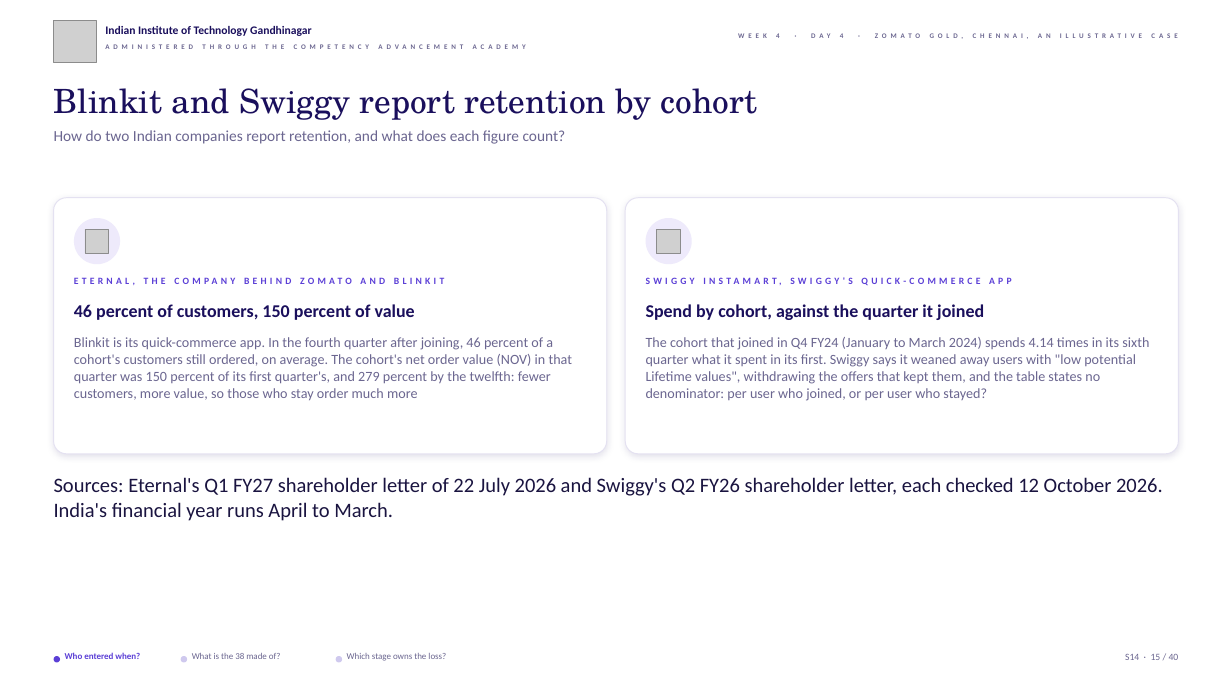
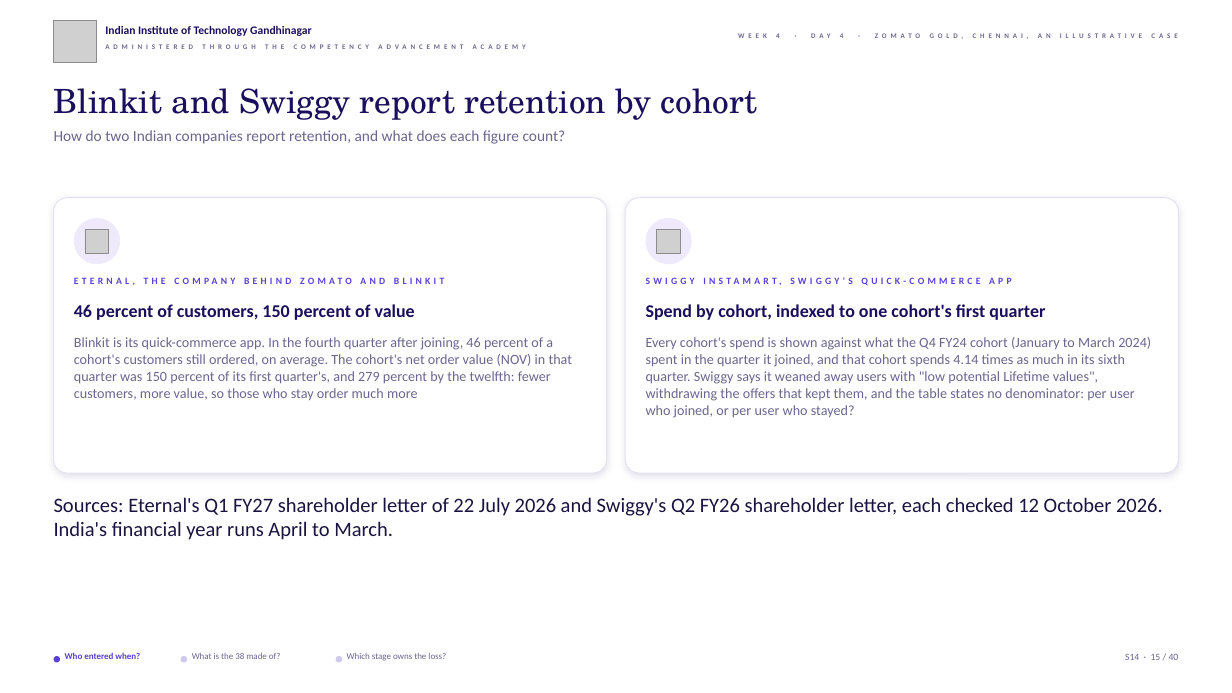
Before and after one commit to fde-academy-lab/c2-content-factory, a slide deck: slide 15 of content/W04/D4/slides/C2_W04_D04_half1_STUDENT.pptx. Drawn at 1232x693 pixels with LibreOffice and Linux fonts; fonts in the diff are those of the drawing; grey boxes stand for pictures; background and template pictures are left out. Boxes give left, top, right and bottom in pixels: in the first picture for what was removed or moved away, otherwise in the second. Text is boxed around its words. In the diff, an @@ line names an element or a change of style, - is before the commit and + after.

```diff
--- a/content/W04/D4/slides/C2_W04_D04_half1_STUDENT.pptx
+++ b/content/W04/D4/slides/C2_W04_D04_half1_STUDENT.pptx
@@ rounded rectangle: place and size @@
-rounded rectangle at (54, 198, 607, 454)
+rounded rectangle at (54, 198, 607, 473)
@@ rounded rectangle: place and size @@
-rounded rectangle at (626, 198, 1179, 454)
+rounded rectangle at (626, 198, 1179, 473)
@@ text at (646, 304, 1045, 320): text changed @@
-Spend by cohort, against the quarter it joined
+Spend by cohort, indexed to one cohort's first quarter
@@ text at (646, 337, 1151, 418): text changed @@
-The cohort that joined in Q4 FY24 (January to March 2024) spends 4.14 times in its sixth quarter what it spent in its first. Swiggy says it weaned away users with "low potential Lifetime values", withdrawing the offers that kept them, and the table states no denominator: per user who joined, or per user who stayed?
+Every cohort's spend is shown against what the Q4 FY24 cohort (January to March 2024) spent in the quarter it joined, and that cohort spends 4.14 times as much in its sixth quarter. Swiggy says it weaned away users with "low potential Lifetime values", withdrawing the offers that kept them, and the table states no denominator: per user who joined, or per user who stayed?
@@ text "Sources: Eternal's Q1 FY27 shareholder ...": place and size @@
-text "Sources: Eternal's Q1 FY27 shareholder ..." at (54, 477, 1163, 521)
+text "Sources: Eternal's Q1 FY27 shareholder ..." at (54, 497, 1163, 540)
```
Also in this commit, not shown: 2 other slides changed, 24 other files.
